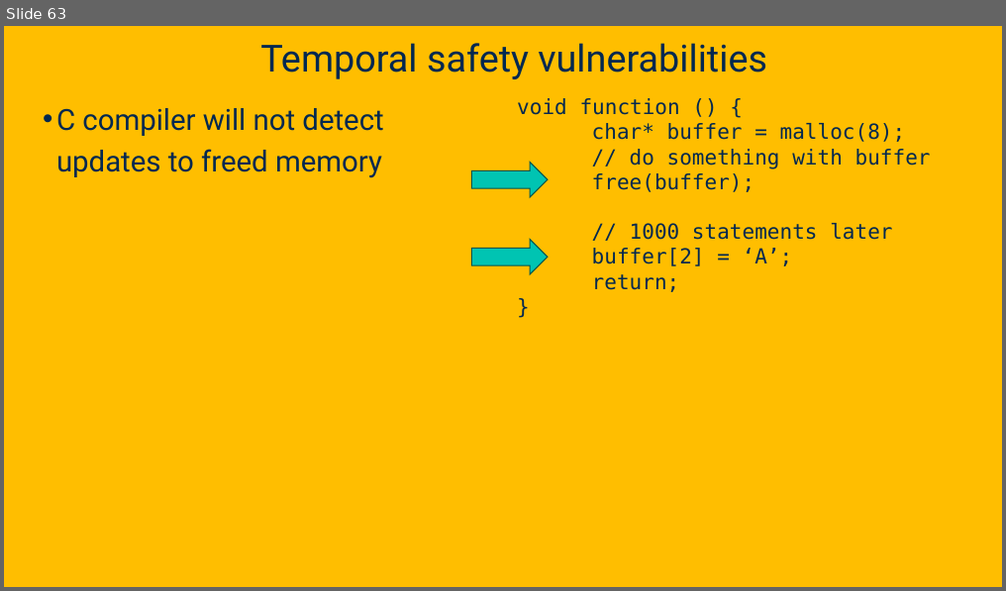
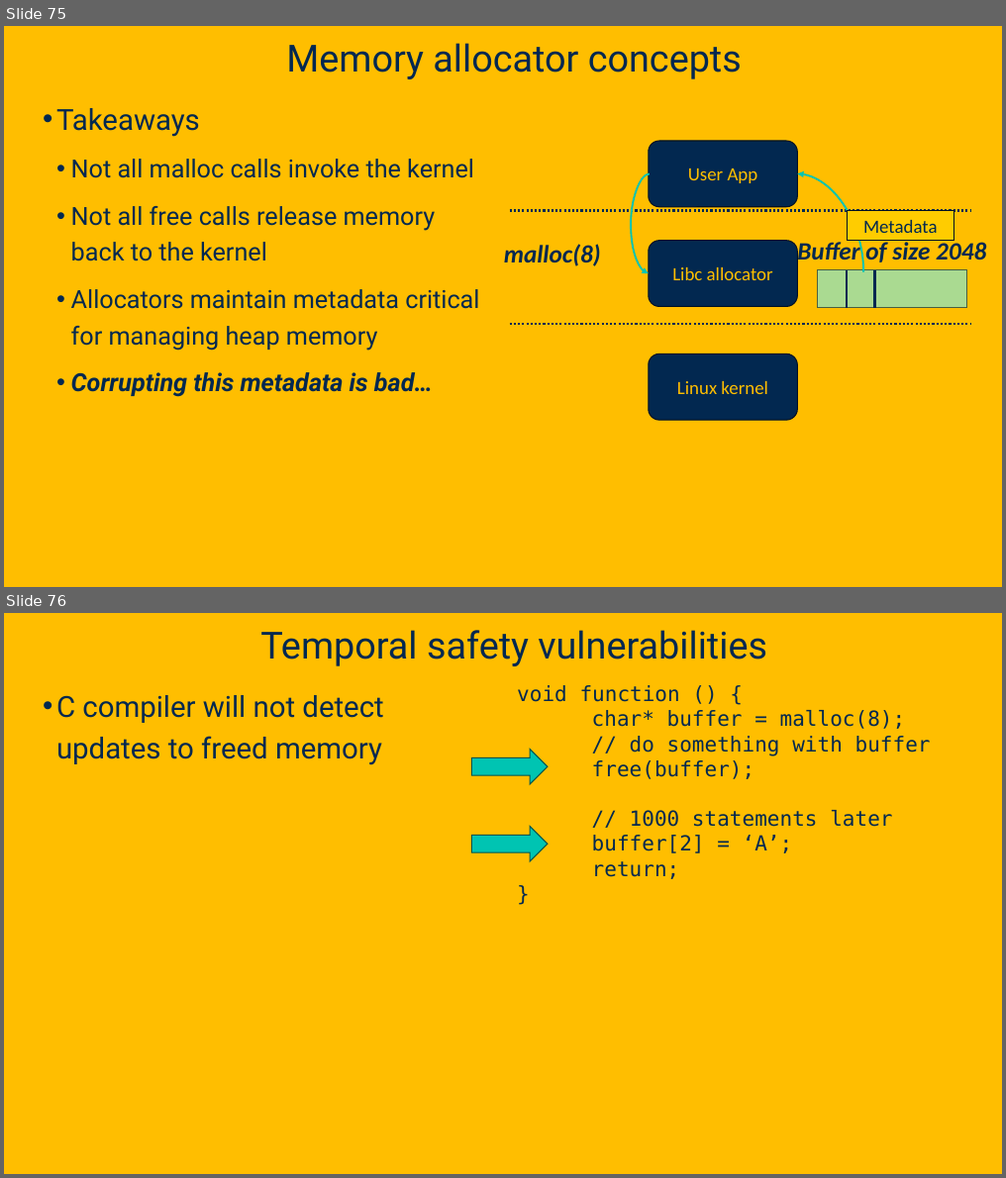
Before and after one commit to davsec-teaching/ecs160-f25, a slide deck: slides/9_software_security.pptx. Shown one above the other, each under a label of ours: slide 63 before the commit, slides 75 and 76 after it. The pictures are 1006x591 and 1006x1178 pixels, drawn with LibreOffice and Linux fonts; fonts in the diff are those of the drawing; background and template pictures are left out. Boxes give left, top, right and bottom in pixels: in the first picture for what was removed or moved away, otherwise in the second. Text is boxed around its words. In the diff, an @@ line names an element or a change of style, - is before the commit and + after.

```diff
--- a/slides/9_software_security.pptx
+++ b/slides/9_software_security.pptx
@@ slide 75 added at (x1=4, y1=26, x2=1002, y2=587), background picture (left out) @@
@@ title added at (x1=286, y1=43, x2=742, y2=79), 36 pt, text #022850 @@
+Memory allocator concepts
@@ text added at (x1=56, y1=108, x2=479, y2=397), 24 pt, text #022850 @@
+• Takeaways
+  • Not all malloc calls invoke the kernel
+  • Not all free calls release memory back to the kernel
+  • Allocators maintain metadata critical for managing heap memory
+  • Corrupting this metadata is bad…
@@ rounded rectangle added at (x1=648, y1=141, x2=798, y2=206), fill #022850, outline #011223 1 pt, 18 pt, text #FFBE00 @@
+User App
@@ curved arrow added from (649, 174) to (648, 274), #00C4B2 1.75 pt @@
@@ curved arrow added from (863, 273) to (798, 174), #00C4B2 1.75 pt @@
@@ line added from (509, 211) to (971, 211), #022850 2 pt dashed @@
@@ rectangle added at (x1=846, y1=211, x2=954, y2=241), fill #FFCC00, outline #011223 1 pt, 18 pt, text #022850 @@
+Metadata
@@ text added at (x1=504, y1=244, x2=601, y2=267), 24 pt, text #022850, bold, italic @@
+malloc(8)
@@ rounded rectangle added at (x1=648, y1=241, x2=798, y2=307), fill #022850, outline #011223 1 pt, 18 pt, text #FFBE00 @@
+Libc allocator
@@ text added at (x1=797, y1=240, x2=986, y2=267), 24 pt, text #022850, bold, italic @@
+Buffer of size 2048
@@ rectangle added at (x1=818, y1=271, x2=966, y2=307), fill #AADA91, outline #4B6040 1 pt @@
@@ line added from (846, 271) to (846, 308), #022850 2.5 pt @@
@@ line added from (874, 271) to (874, 308), #022850 2.5 pt @@
@@ line added from (509, 324) to (971, 324), #022850 2 pt dashed @@
@@ rounded rectangle added at (x1=648, y1=354, x2=798, y2=420), fill #022850, outline #011223 1 pt, 18 pt, text #FFBE00 @@
+Linux kernel
@@ what was slide 63 is now slide 76 @@
```
Also in this commit, not shown: 6 slides changed, 23 other slides added, 3 slides removed.
